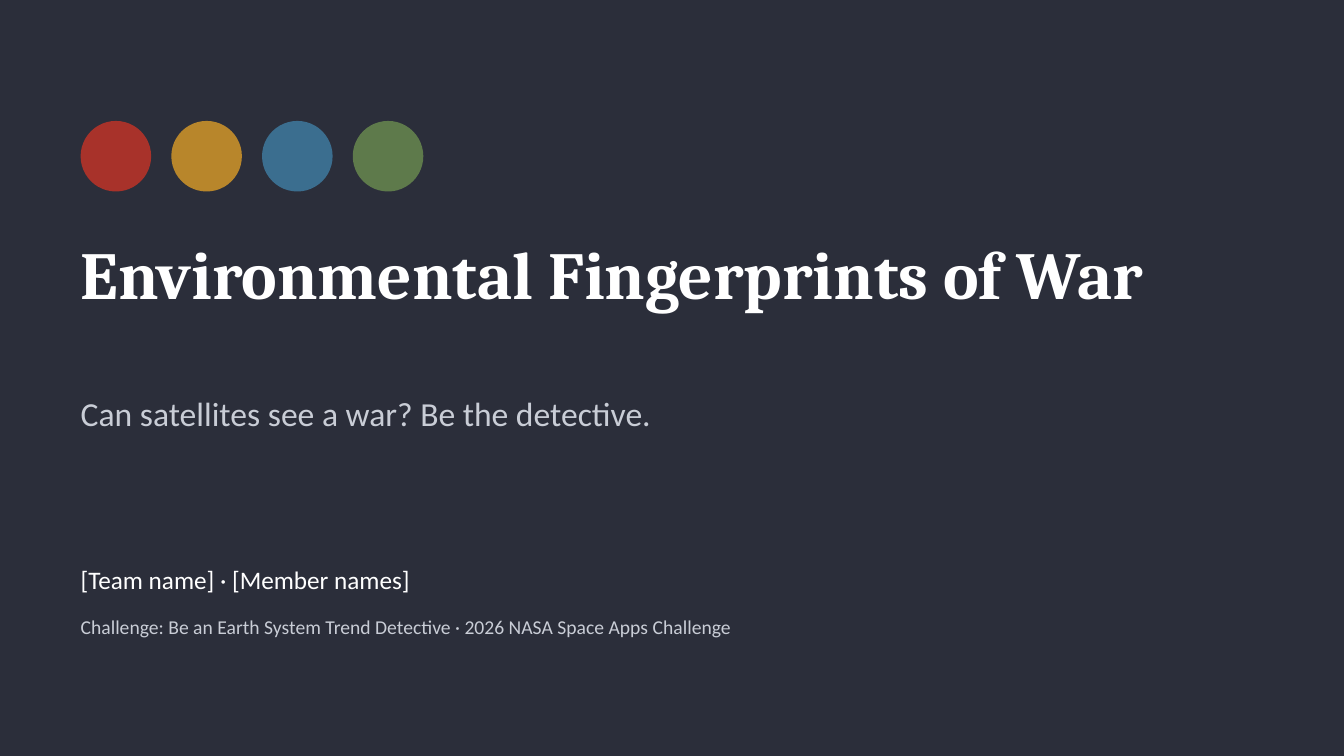
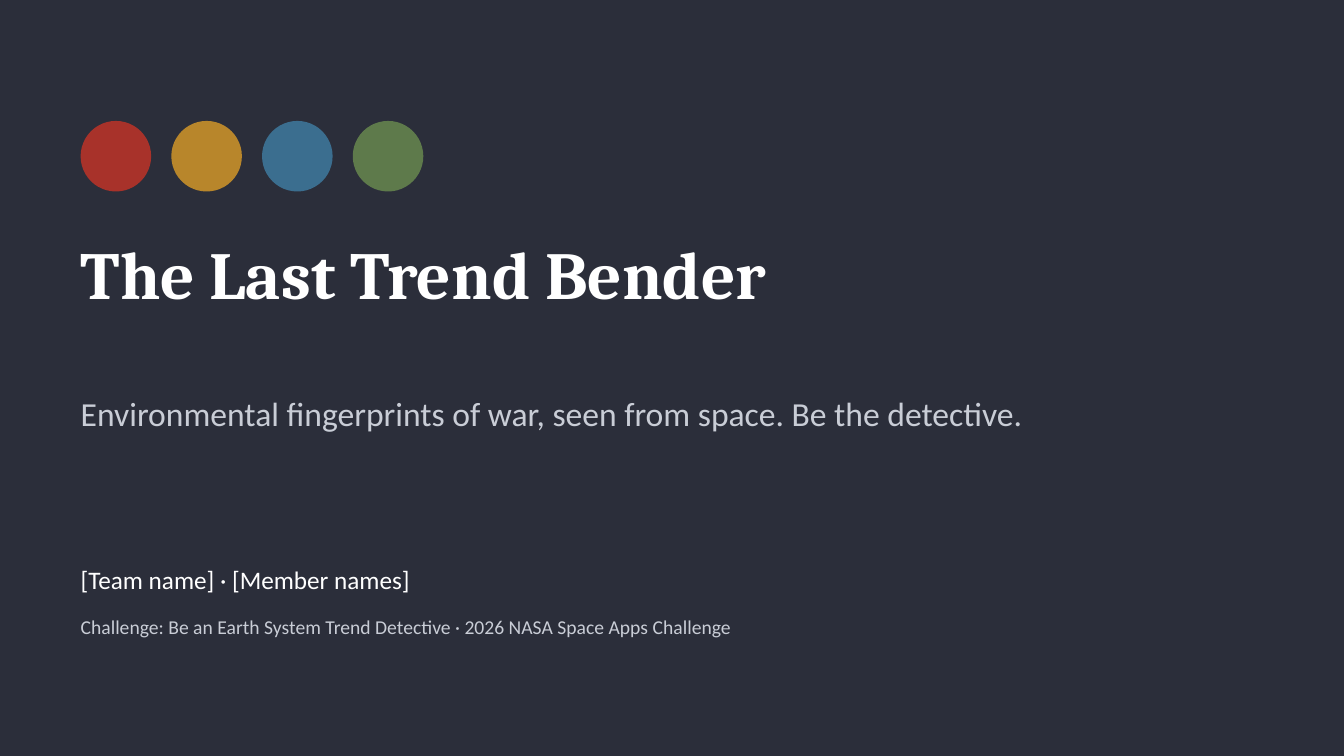
Before and after one commit to ghefarshalhoup/last-trend-bender, a slide deck: slide 1 of docs/submission/demo-deck.pptx. Drawn at 1344x756 pixels with LibreOffice and Linux fonts; fonts in the diff are those of the drawing. Boxes give left, top, right and bottom in pixels: in the first picture for what was removed or moved away, otherwise in the second. Text is boxed around its words. In the diff, an @@ line names an element or a change of style, - is before the commit and + after.

```diff
--- a/docs/submission/demo-deck.pptx
+++ b/docs/submission/demo-deck.pptx
@@ title at [81, 252, 766, 300]: text changed @@
-Environmental Fingerprints of War
+The Last Trend Bender
@@ text at [81, 402, 1022, 432]: text changed @@
-Can satellites see a war? Be the detective.
+Environmental fingerprints of war, seen from space. Be the detective.
```
Also in this commit, not shown: 6 other slides changed, 27 other files.
